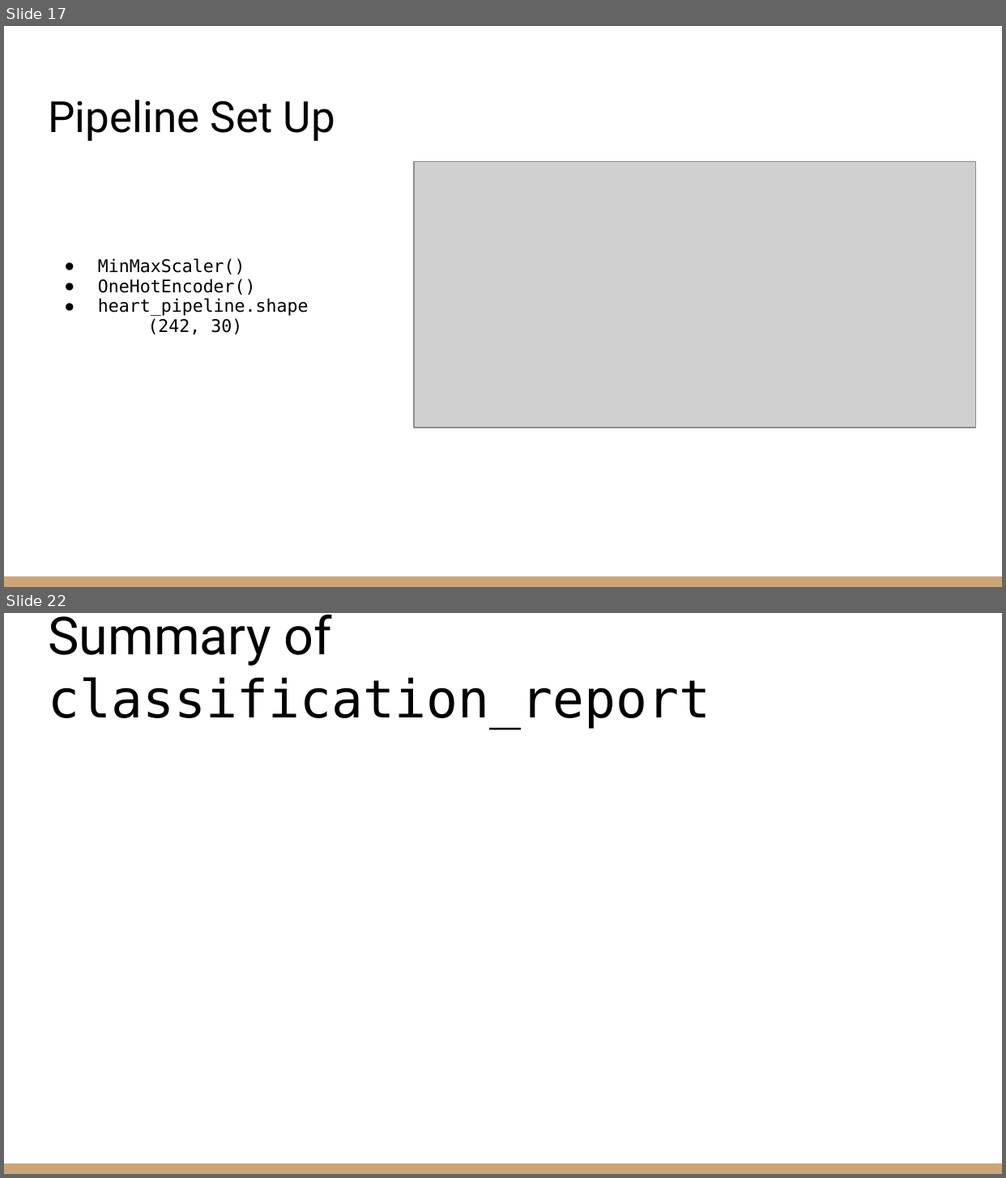
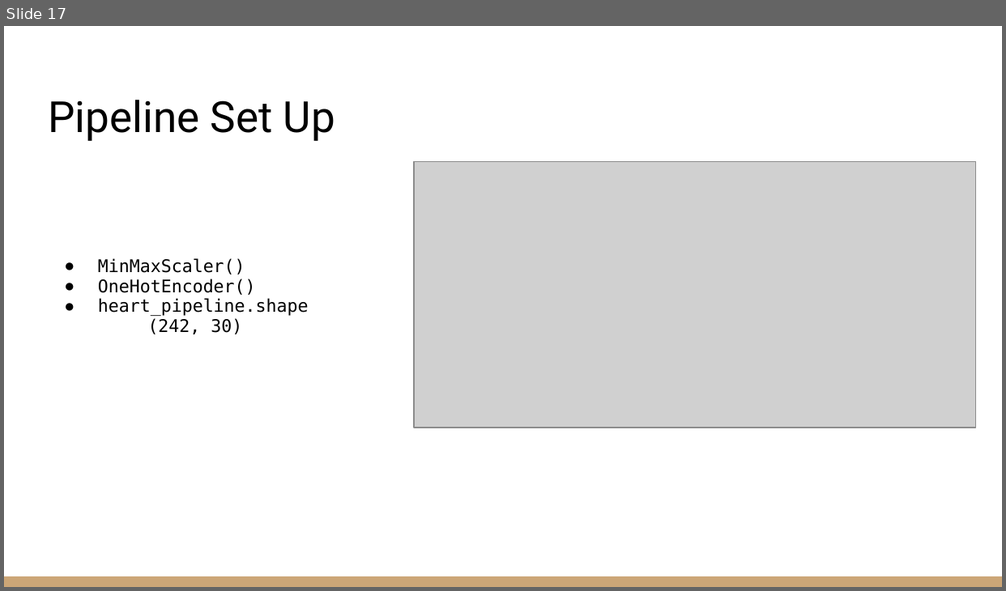
Before and after one commit to zachcarlson/HeartAttackPredictor, a slide deck: documents/DSCI 631 Final Project Presentation.pptx. Shown one above the other, each under a label of ours: slides 17 and 22 before the commit, slide 17 after it; the slides between them are not shown. The pictures are 1006x1178 and 1006x591 pixels, drawn with LibreOffice and Linux fonts; fonts in the diff are those of the drawing; grey boxes stand for pictures. Boxes give left, top, right and bottom in pixels: in the first picture for what was removed or moved away, otherwise in the second. Text is boxed around its words. In the diff, an @@ line names an element or a change of style, - is before the commit and + after.

```diff
--- a/documents/DSCI 631 Final Project Presentation.pptx
+++ b/documents/DSCI 631 Final Project Presentation.pptx
@@ slide 22 removed at <box>4,613,1002,1174</box>, background #FFFFFF; not listed: 1 template element that a slide beside it also shows @@
@@ title removed at <box>48,614,710,728</box> @@
-Summary of classification_report
```
Also in this commit, not shown: 11 slides changed, 5 slides added, 1 other slide removed, 2 other files.
